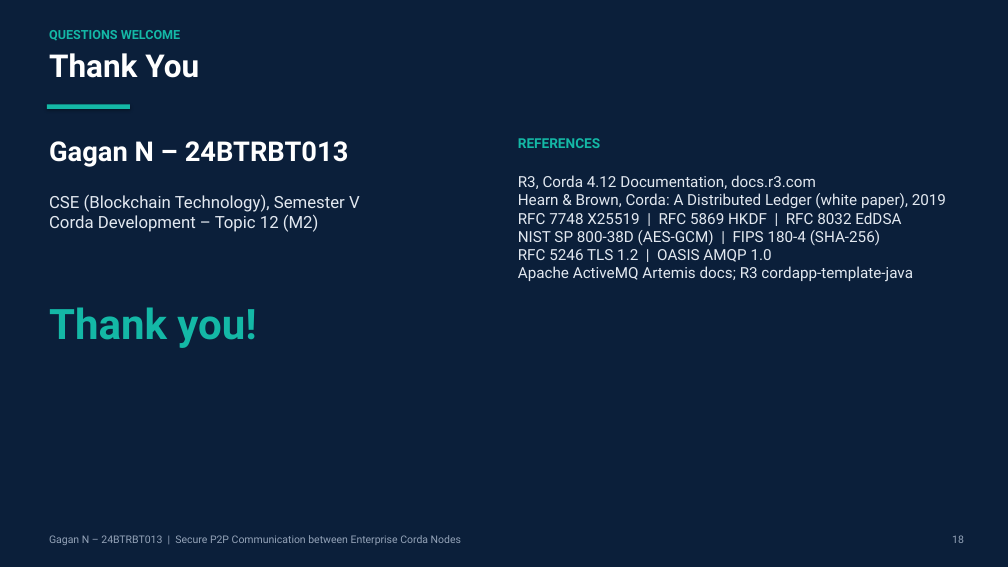
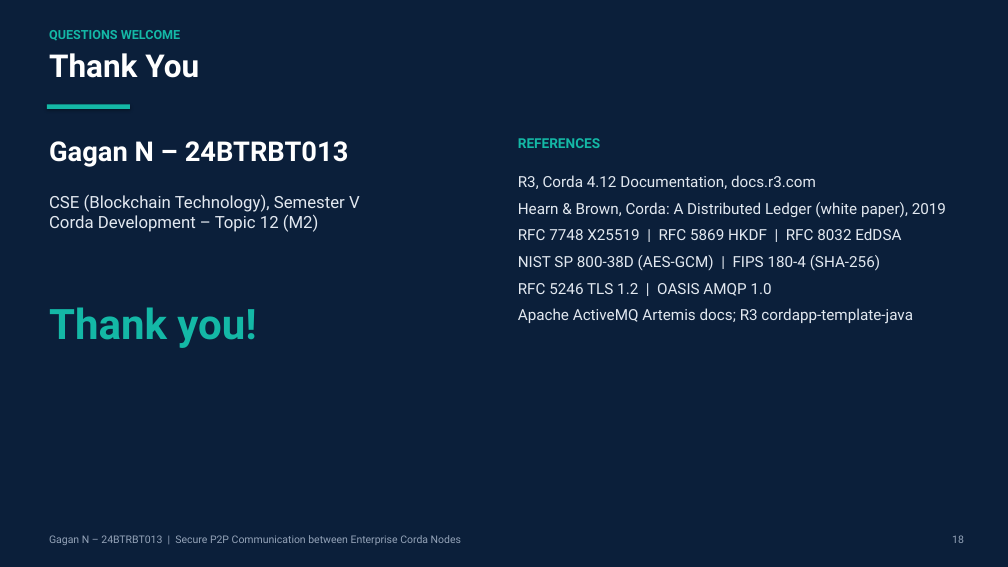
Before and after one commit to Momo-1628/secure-p2p-corda-nodes, a slide deck: slide 18 of ppt/Topic12_Secure_P2P_Corda_24BTRBT013.pptx. Drawn at 1008x567 pixels with LibreOffice and Linux fonts; fonts in the diff are those of the drawing. Boxes give left, top, right and bottom in pixels: in the first picture for what was removed or moved away, otherwise in the second. Text is boxed around its words. In the diff, an @@ line names an element or a change of style, - is before the commit and + after.

```diff
--- a/ppt/Topic12_Secure_P2P_Corda_24BTRBT013.pptx
+++ b/ppt/Topic12_Secure_P2P_Corda_24BTRBT013.pptx
@@ text "R3, Corda 4.12 Documentation, docs.r3.com" at (x1=518, y1=175, x2=946, y2=324): more space between paragraphs @@
```
Also in this commit, not shown: 15 other slides changed, 2 other files.
